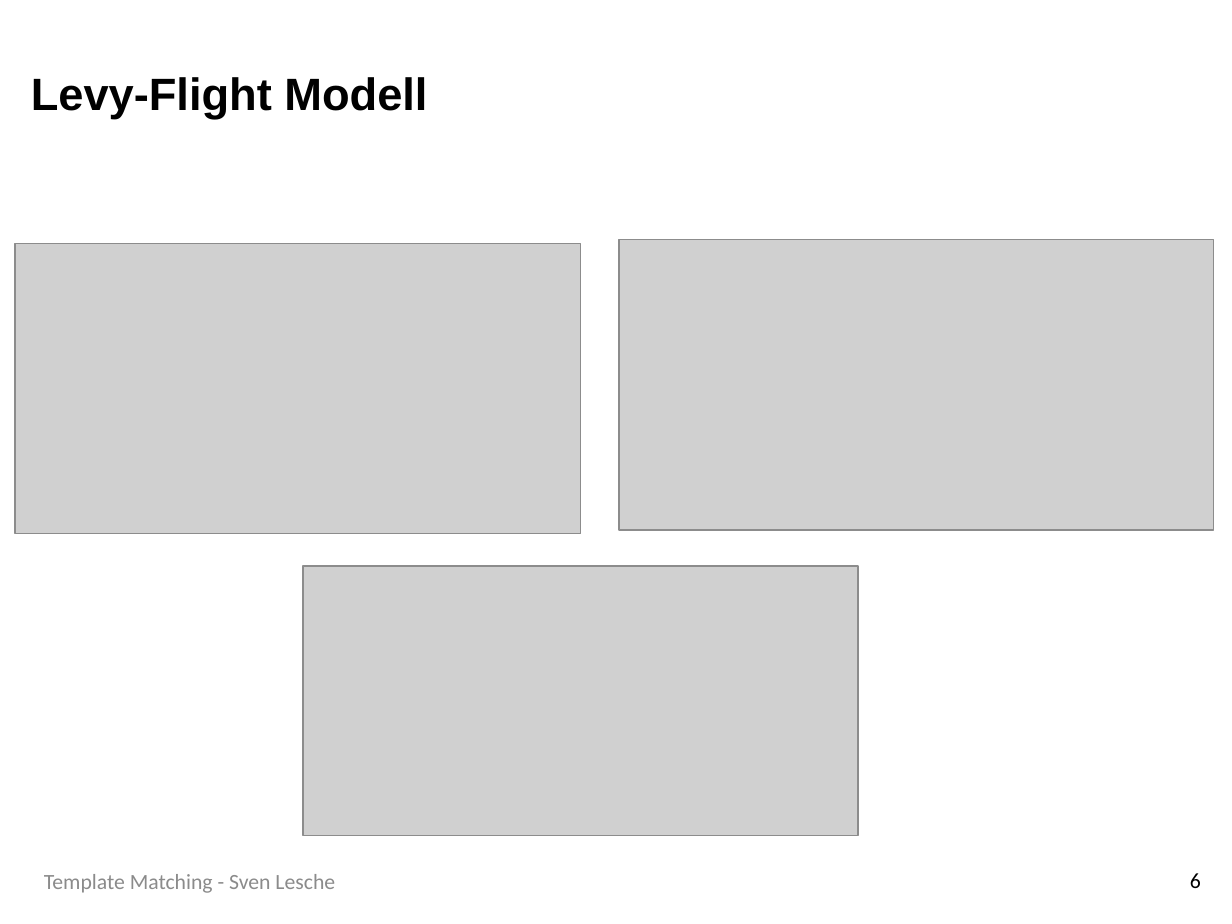
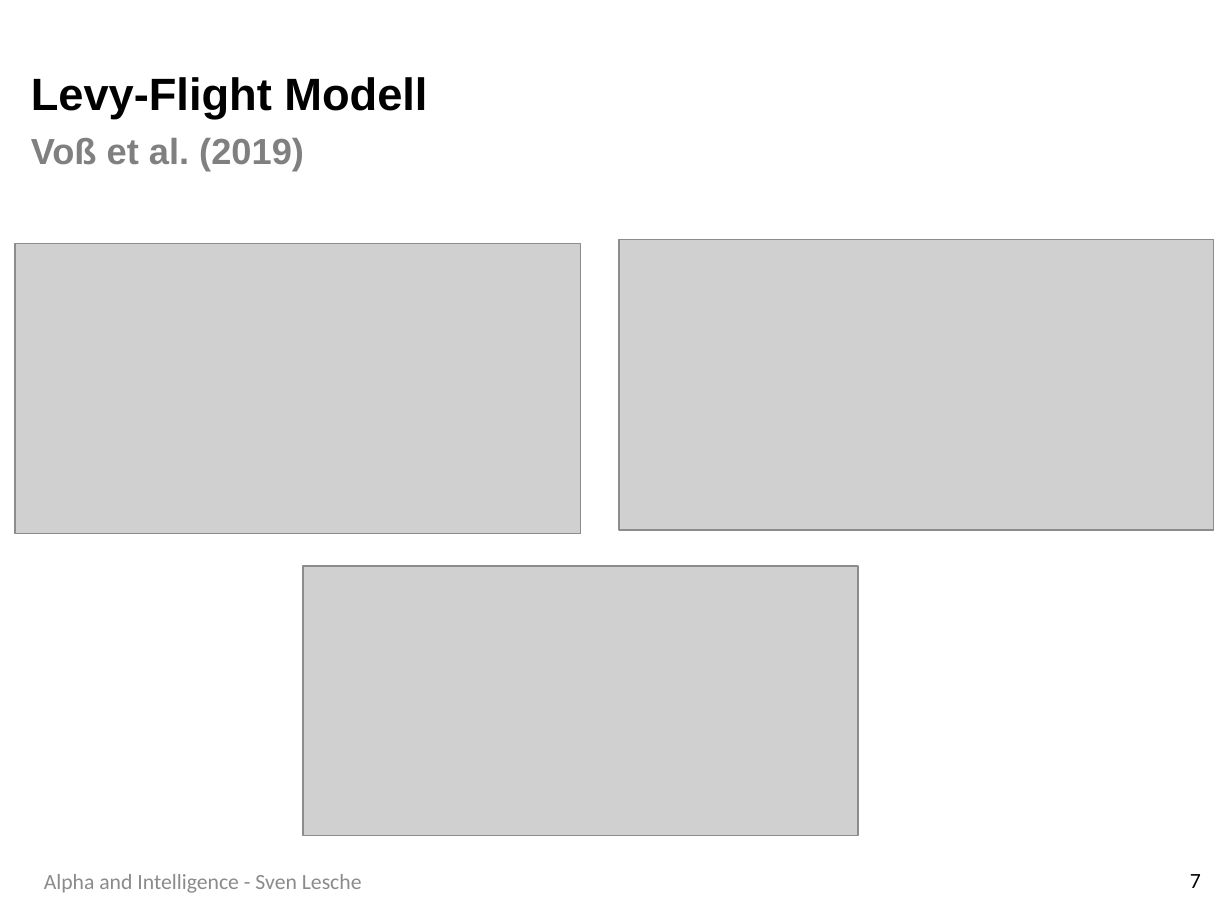
Before and after one commit to SLesche/levy-intelligence, a slide deck: slide 7 of presentations/levy_presentation.pptx (slide 6 before the commit). Drawn at 1232x924 pixels with LibreOffice and Linux fonts; fonts in the diff are those of the drawing; grey boxes stand for pictures; background and template pictures are left out. Boxes give left, top, right and bottom in pixels: in the first picture for what was removed or moved away, otherwise in the second. Text is boxed around its words. In the diff, an @@ line names an element or a change of style, - is before the commit and + after.

```diff
--- a/presentations/levy_presentation.pptx
+++ b/presentations/levy_presentation.pptx
@@ title at (x1=31, y1=77, x2=427, y2=171): text changed @@
-Levy-Flight Modell
+Levy-Flight Modell
+Voß et al. (2019)
@@ text at (x1=44, y1=874, x2=362, y2=893): text changed @@
-Template Matching - Sven Lesche
+Alpha and Intelligence - Sven Lesche
@@ page number at (x1=1190, y1=874, x2=1201, y2=888): text changed @@
-6
+7
```
Also in this commit, not shown: 19 other slides changed, 3 slides added, 2 slides removed.
